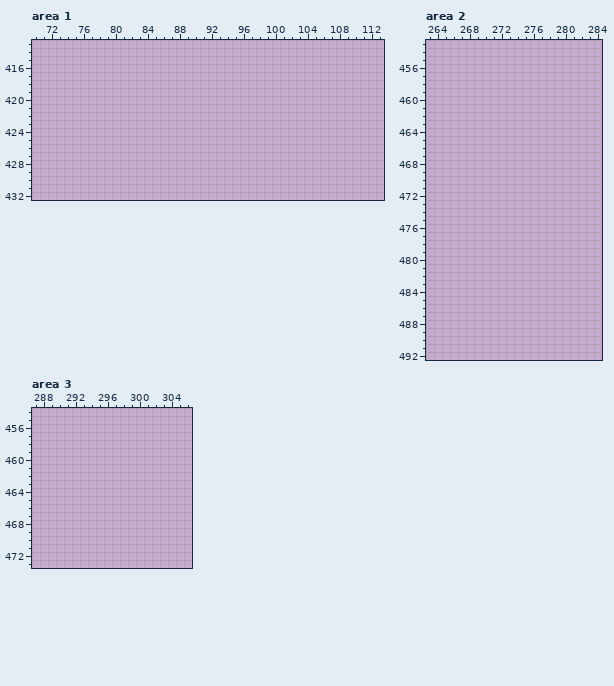
One commit to this pixel-art file: .Aseprite Files/Tiles/HouseTileset.ase. Above is the file before it was changed.
600x600 pixels, 1 frame. Colours within 5 levels of each other are drawn and written as one. Shown: area 1: x 70..113, y 413..432; area 2: x 263..284, y 453..492; area 3: x 287..306, y 454..473. The old version is drawn lined up with the new one. The commit also changed other parts of the picture, which this record leaves out.
And afterwards:
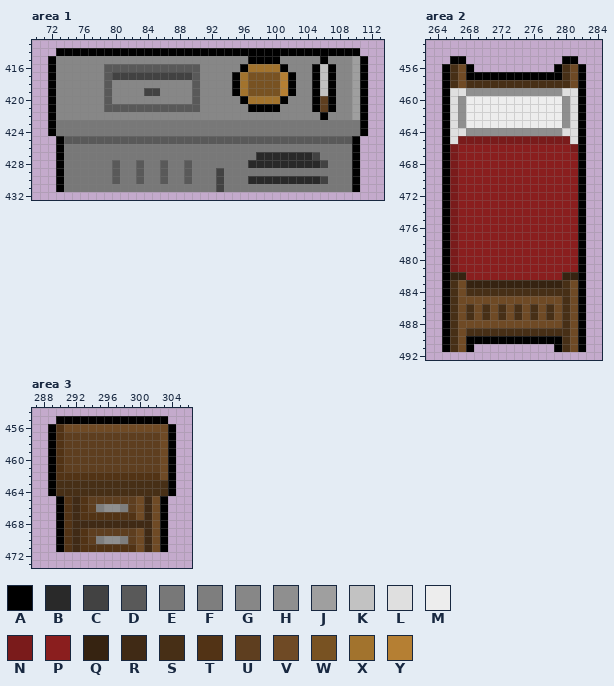
Palette (. is transparent): A #000000  B #292929  C #424242  D #595959  E #787878  F #7e7e7e  G #878787  H #8f8f8f  J #9f9f9f  K #c2c2c2  L #dfdfdf  M #ededed  N #7a1b1b  P #8a1e1e  Q #362311  R #402a15  S #472f16  T #523315  U #5e3e1f  V #6f4a25  W #785222  X #a2732d  Y #b57f33
From old to new:
drawings rearranged on the sheet (the old picture shows each at its new place; 7 dropped ones are not shown)
Area 1:
y 414: x 73..110 ...................................... -> AAAAAAAAAAAAAAAAAAAAAAAAAAAAAAAAAAAAAA
y 415: x 72..111 ........................................ -> AGGGGGGGGGGGGGGGGGGGGGGGGAAAAGGGGGAGGGJA
y 416: x 72..111 ........................................ -> AGGGGGGDDDDDDDDDDDDGGGGGAXXXXAGGGAKAGGJA
y 417: x 72..111 ........................................ -> AGGGGGGDCCCCCCCCCCDGGGGAXWWWWYAGGAKAGGJA
y 418: x 72..111 ........................................ -> AGGGGGGDGGGGGGGGGGDGGGGAXWWWWYAGGAKAGGJA
y 419: x 72..111 ........................................ -> AGGGGGGDGGGGCCGGGGDGGGGAXWWWWYAGGAKAGGJA
y 420: x 72..111 ........................................ -> AGGGGGGDGGGGGGGGGGDGGGGGAXXXXAGGGAUAGGJA
y 421: x 72..111 ........................................ -> AGGGGGGDDDDDDDDDDDDGGGGGGAAAAGGGGAUAGGJA
y 422: x 72..111 ........................................ -> AGGGGGGGGGGGGGGGGGGGGGGGGGGGGGGGGGAGGGJA
y 423..424: x 72..111 ........................................ -> AEEEEEEEEEEEEEEEEEEEEEEEEEEEEEEEEEEEEEEA
y 425: x 73..110 ...................................... -> ADDDDDDDDDDDDDDDDDDDDDDDDDDDDDDDDDDDDA
y 426: x 73..110 ...................................... -> AEEEEEEEEEEEEEEEEEEEEEEEEEEEEEEEEEEEEA
y 427: x 73..110 ...................................... -> AEEEEEEEEEEEEEEEEEEEEEEEEBBBBBBBCEEEEA
y 428: x 73..110 ...................................... -> AEEEEEEDEEDEEDEEDEEEEEEEBBBBBBBBBCEEEA
y 429: x 73..110 ...................................... -> AEEEEEEDEEDEEDEEDEEECEEEEEEEEEEEEEEEEA
y 430: x 73..110 ...................................... -> AEEEEEEDEEDEEDEEDEEECEEEBBBBBBBBBCEEEA
y 431: x 73..110 ...................................... -> AEEEEEEEEEEEEEEEEEEECEEEEEEEEEEEEEEEEA
Area 2:
y 455: x 266..267 .. -> AA; x 280..281 .. -> AA
y 456: x 265..268 .... -> ASVA; x 279..282 .... -> ASVA
y 457: x 265..282 .................. -> ASVAAAAAAAAAAAASVA
y 458: x 265..282 .................. -> ASVSSSSSSSSSSSSSVA
y 459: x 265..282 .................. -> ALLHHHHHHHHHHHHLLA
y 460..463: x 265..282 .................. -> ALHMMMMMMMMMMMMHLA
y 464: x 265..282 .................. -> ALLHHHHHHHHHHHHLLA
y 465: x 265..282 .................. -> ALNNNNNNNNNNNNNNLA
y 466: x 265..282 .................. -> ANPPPPPPPPPPPPPPNA
y 467..481: x 265..282 .................. -> ANPPPPPPPPPPPPPPPA
y 482: x 265..282 .................. -> AQQPPPPPPPPPPPPQQA
y 483: x 265..282 .................. -> ASVQQQQQQQQQQQQSVA
y 484: x 265..282 .................. -> ASVSSSSSSSSSSSSSVA
y 485: x 265..282 .................. -> ASVVVVVVVVVVVVVSVA
y 486..487: x 265..282 .................. -> ASVSVSVSVSVSVSVSVA
y 488: x 265..282 .................. -> ASVVVVVVVVVVVVVSVA
y 489: x 265..282 .................. -> ASVSSSSSSSSSSSSSVA
y 490: x 265..282 .................. -> ASVAAAAAAAAAAAASVA
y 491: x 265..268 .... -> ASVA; x 279..282 .... -> ASVA
Area 3:
y 455: x 290..303 .............. -> AAAAAAAAAAAAAA
y 456: x 289..304 ................ -> ATVVVVVVVVVVVVVA
y 457..461: x 289..304 ................ -> ATUUUUUUUUUUUUVA
y 462: x 289..304 ................ -> ATTTTTTTTTTTTTVA
y 463..464: x 289..304 ................ -> ASSSSSSSSSSSSSSA
y 465: x 290..303 .............. -> ATRTUUUUUUVRVA
y 466: x 290..303 .............. -> ATRTUFHHFUVRVA
y 467: x 290..303 .............. -> ATRTTTTTTTVRVA
y 468: x 290..303 .............. -> ATRRRRRRRRRRVA
y 469: x 290..303 .............. -> ATRTUUUUUUVRVA
y 470: x 290..303 .............. -> ATRTUFHHFUVRVA
y 471: x 290..303 .............. -> ATRTTTTTTTVRVA
